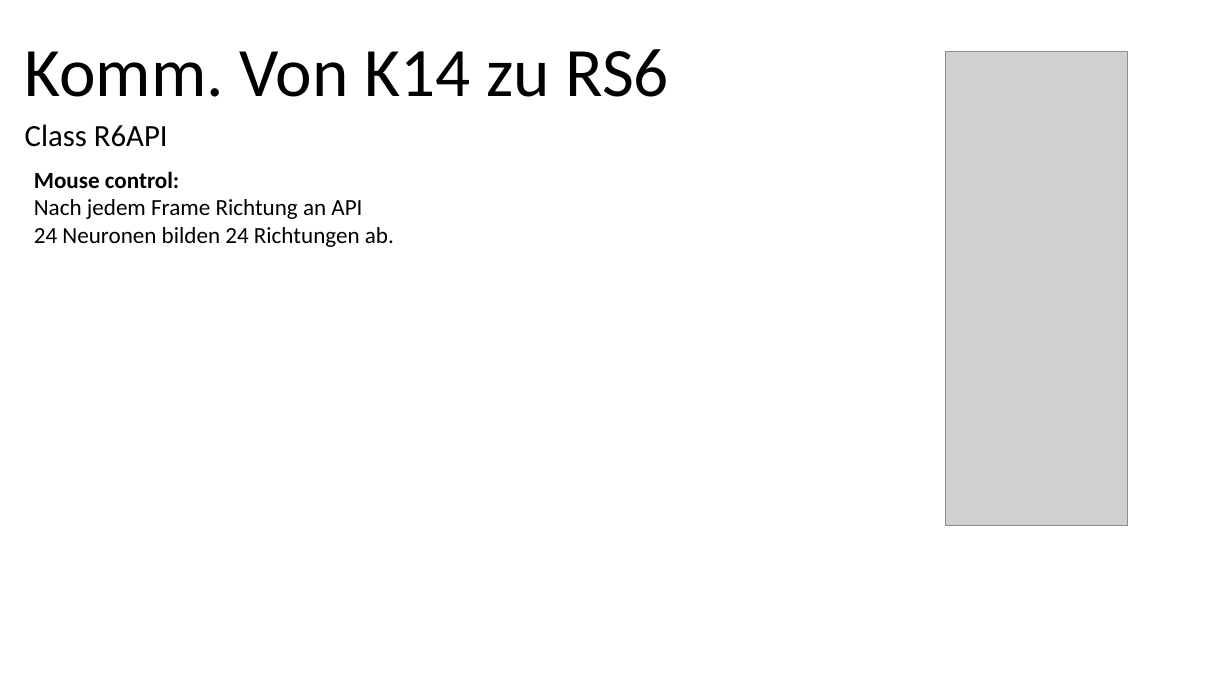
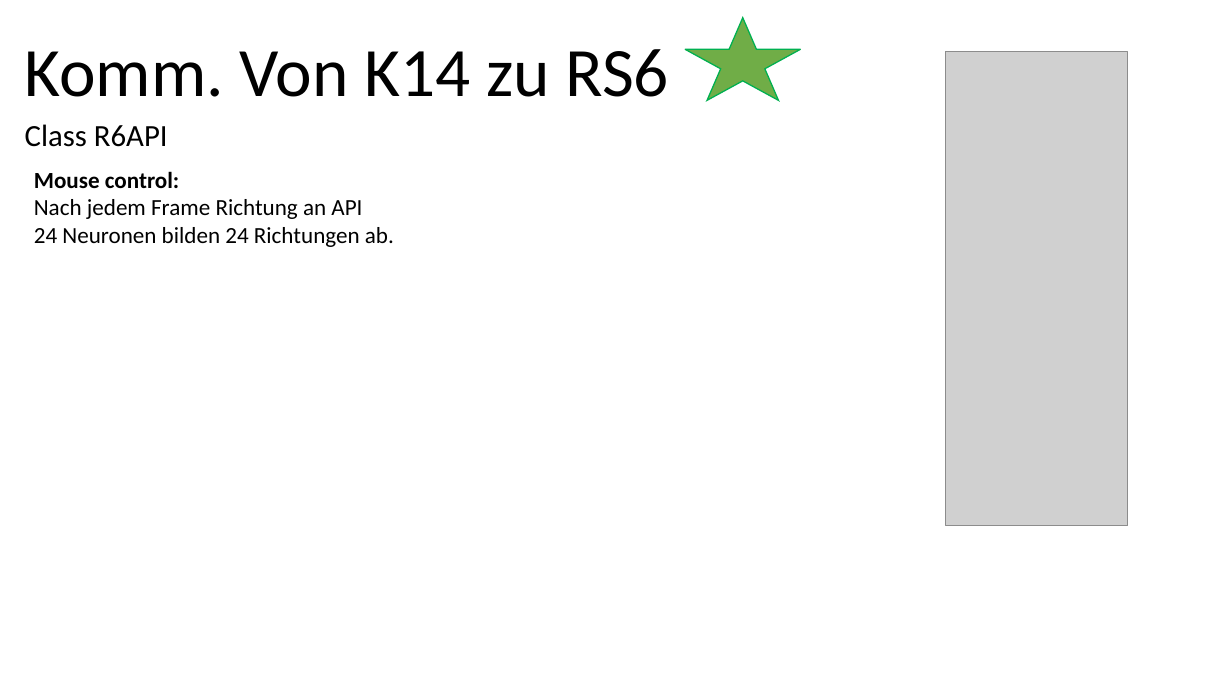
Before and after one commit to OleLokison/Deep-learning-aim-assist, a slide deck: slide 4 of Org.pptx (slide 3 before the commit). Drawn at 1232x693 pixels with LibreOffice and Linux fonts; fonts in the diff are those of the drawing; grey boxes stand for pictures. Boxes give left, top, right and bottom in pixels: in the first picture for what was removed or moved away, otherwise in the second. Text is boxed around its words. In the diff, an @@ line names an element or a change of style, - is before the commit and + after.

```diff
--- a/Org.pptx
+++ b/Org.pptx
@@ star added at (685,18,800,101), fill #70AD47, outline #00B050 1 pt @@
```
Also in this commit, not shown: 2 other slides changed, 5 other files.
